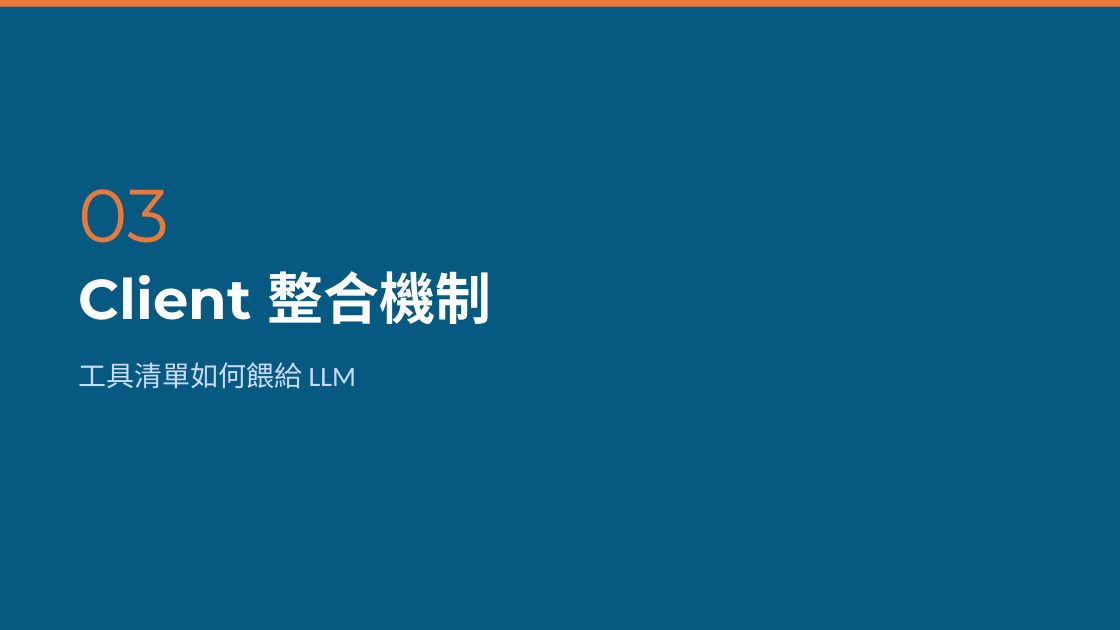
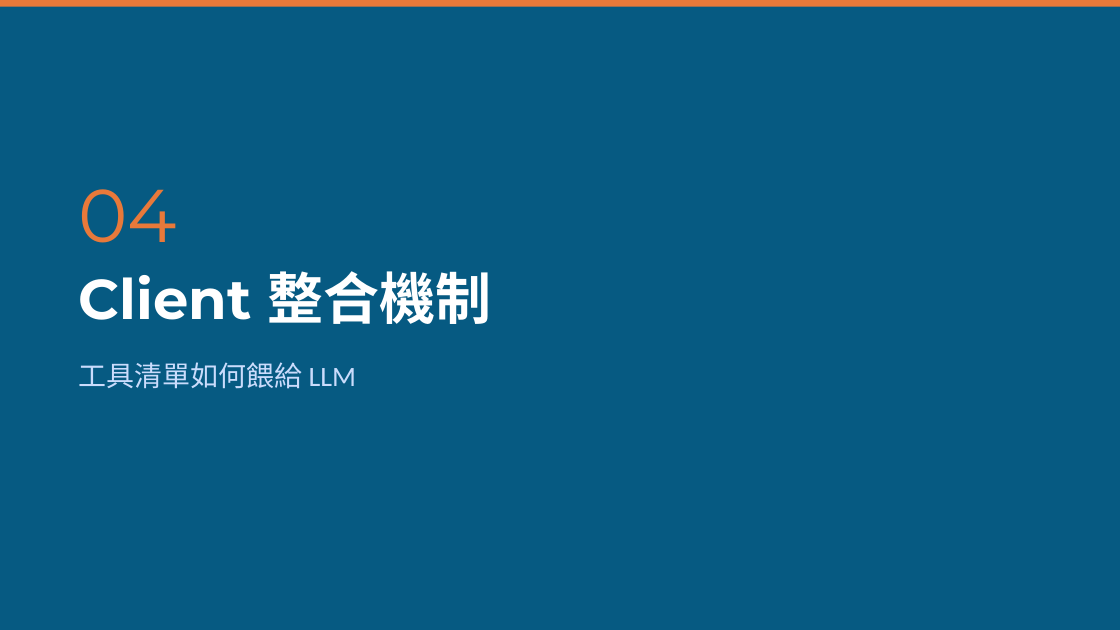
Before and after one commit to mjib007/nchu-mcp-workshop-2026, a slide deck: slide 20 of 02-how-mcp-works.pptx (slide 13 before the commit). Drawn at 1120x630 pixels with LibreOffice and Linux fonts; fonts in the diff are those of the drawing. Boxes give left, top, right and bottom in pixels: in the first picture for what was removed or moved away, otherwise in the second. Text is boxed around its words. In the diff, an @@ line names an element or a change of style, - is before the commit and + after.

```diff
--- a/02-how-mcp-works.pptx
+++ b/02-how-mcp-works.pptx
@@ text at bbox=[78, 189, 177, 243]: text changed @@
-03
+04
```
Also in this commit, not shown: 4 other slides changed, 7 slides added, 4 other files.
